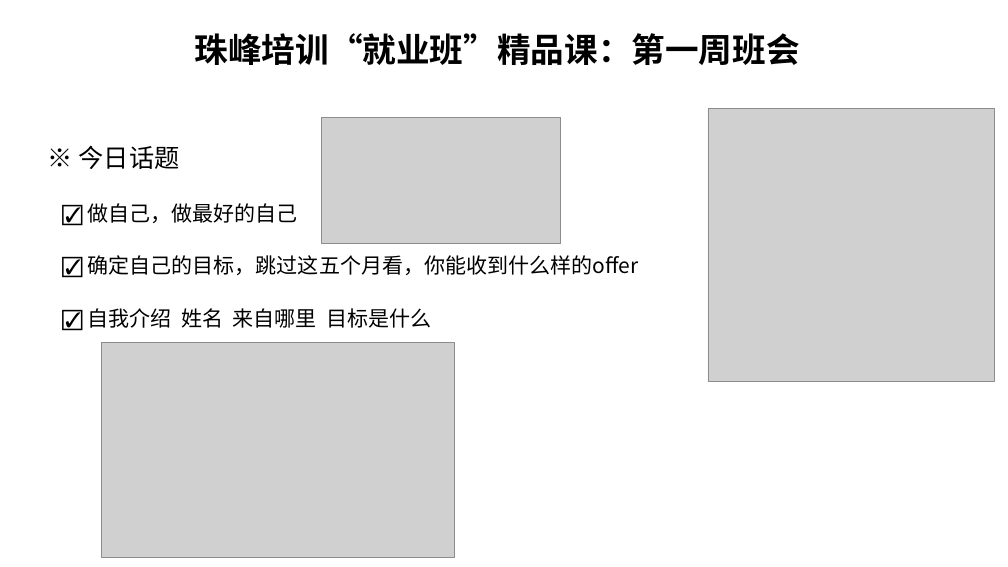
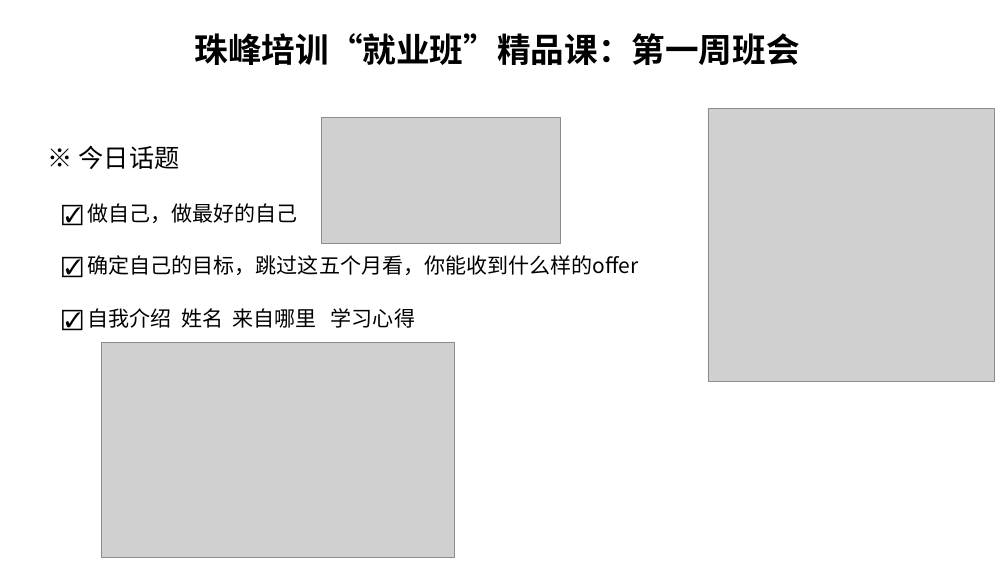
Before and after one commit to renjinhui/19-10, a slide deck: slide 1 of week2/第2周班会.pptx. Drawn at 1008x567 pixels with LibreOffice and Linux fonts; fonts in the diff are those of the drawing; grey boxes stand for pictures; background and template pictures are left out. Boxes give left, top, right and bottom in pixels: in the first picture for what was removed or moved away, otherwise in the second. Text is boxed around its words. In the diff, an @@ line names an element or a change of style, - is before the commit and + after.

```diff
--- a/week2/第2周班会.pptx
+++ b/week2/第2周班会.pptx
@@ text at box(88, 308, 415, 328): text changed @@
-☑ 自我介绍 姓名 来自哪里 目标是什么
+☑ 自我介绍 姓名 来自哪里 学习心得
+·
```
Also in this commit, not shown: 5 other files.
